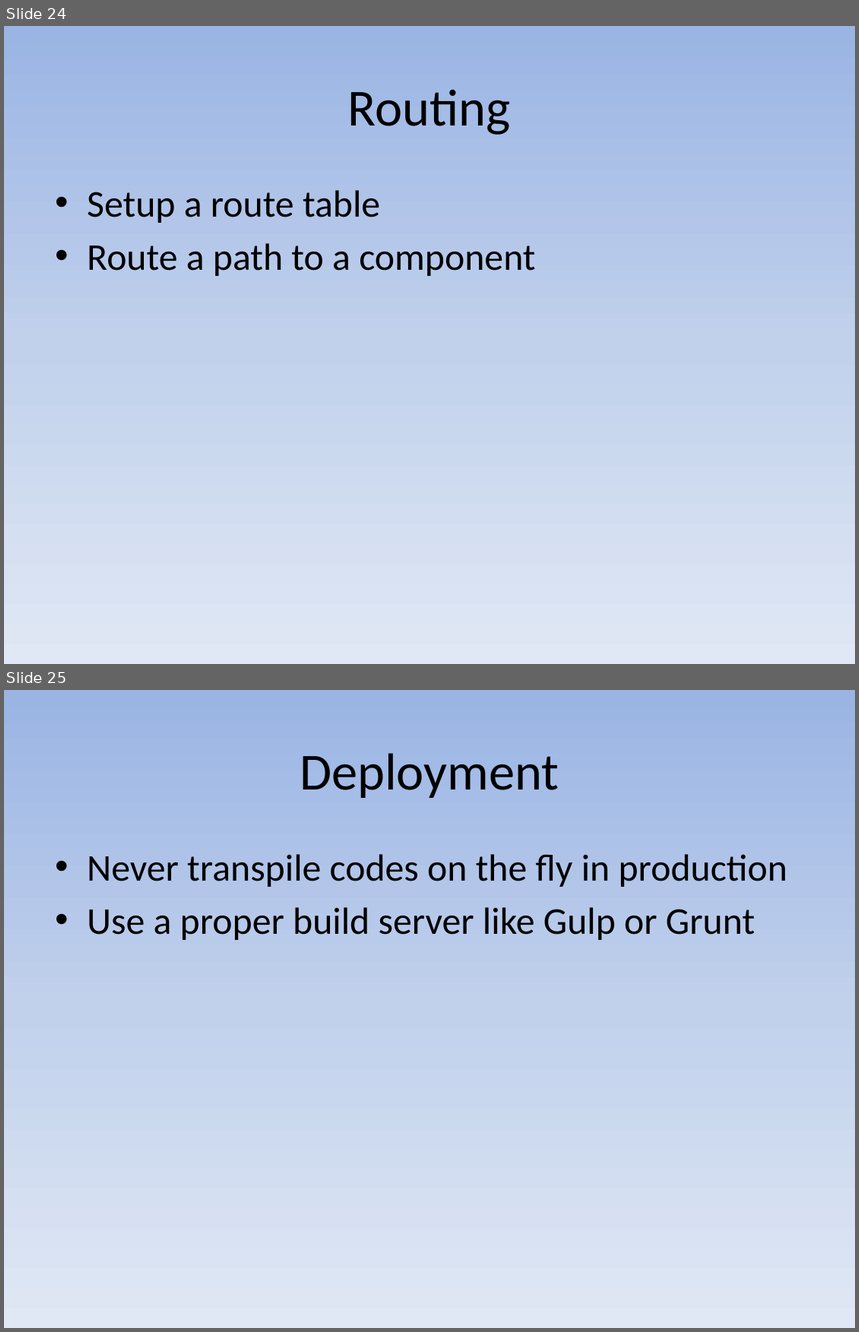
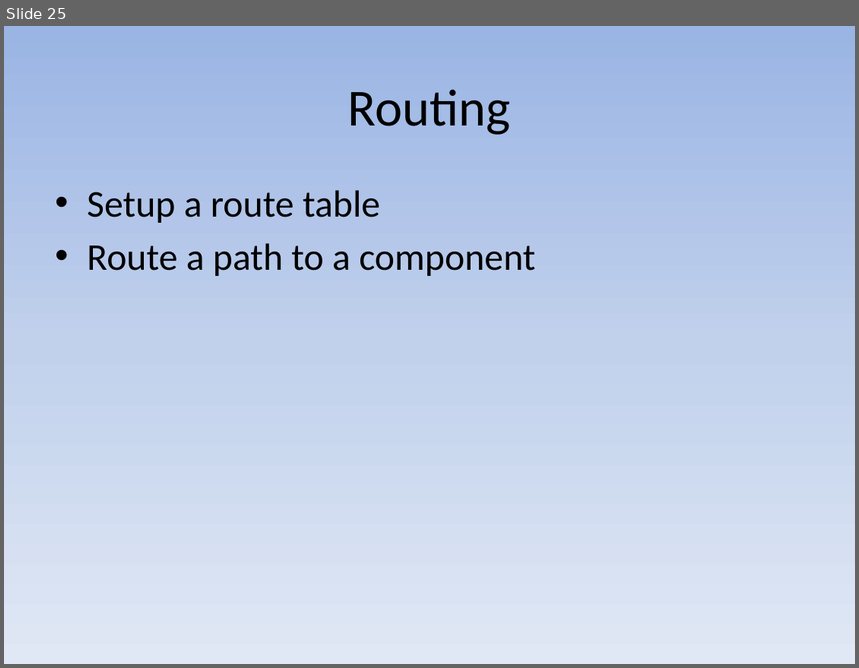
Before and after one commit to mayuanyang/HelloAngular2, a slide deck: angular2.pptx. Shown one above the other, each under a label of ours: slides 24 and 25 before the commit, slide 25 after it. The pictures are 859x1332 and 859x668 pixels, drawn with LibreOffice and Linux fonts; fonts in the diff are those of the drawing. Boxes give left, top, right and bottom in pixels: in the first picture for what was removed or moved away, otherwise in the second. Text is boxed around its words. In the diff, an @@ line names an element or a change of style, - is before the commit and + after.

Commit message:
Minor slide update

```diff
--- a/angular2.pptx
+++ b/angular2.pptx
@@ slide 25 removed at (x1=4, y1=690, x2=855, y2=1328), background gradient #9AB5E4 to #C2D1ED to #E1E8F5 @@
@@ title removed at (x1=300, y1=753, x2=559, y2=798) @@
-Deployment
@@ text removed at (x1=87, y1=854, x2=788, y2=940) @@
-• Never transpile codes on the fly in production
-• Use a proper build server like Gulp or Grunt
@@ what was slide 24 is now slide 25 @@
```
Also in this commit, not shown: 1 slide added.
